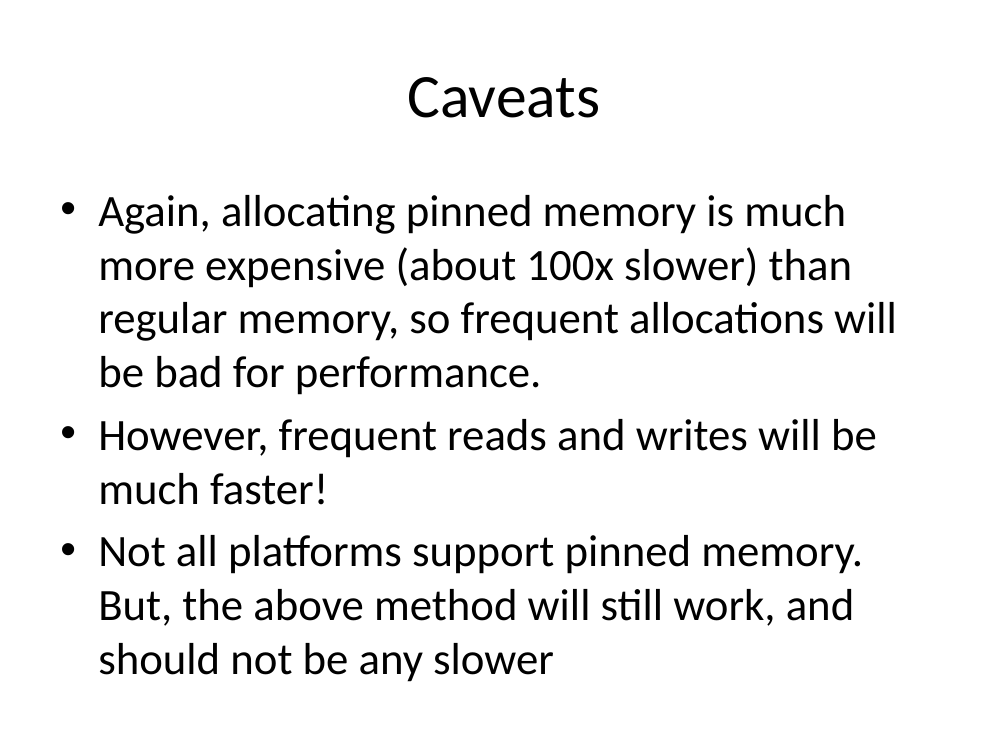
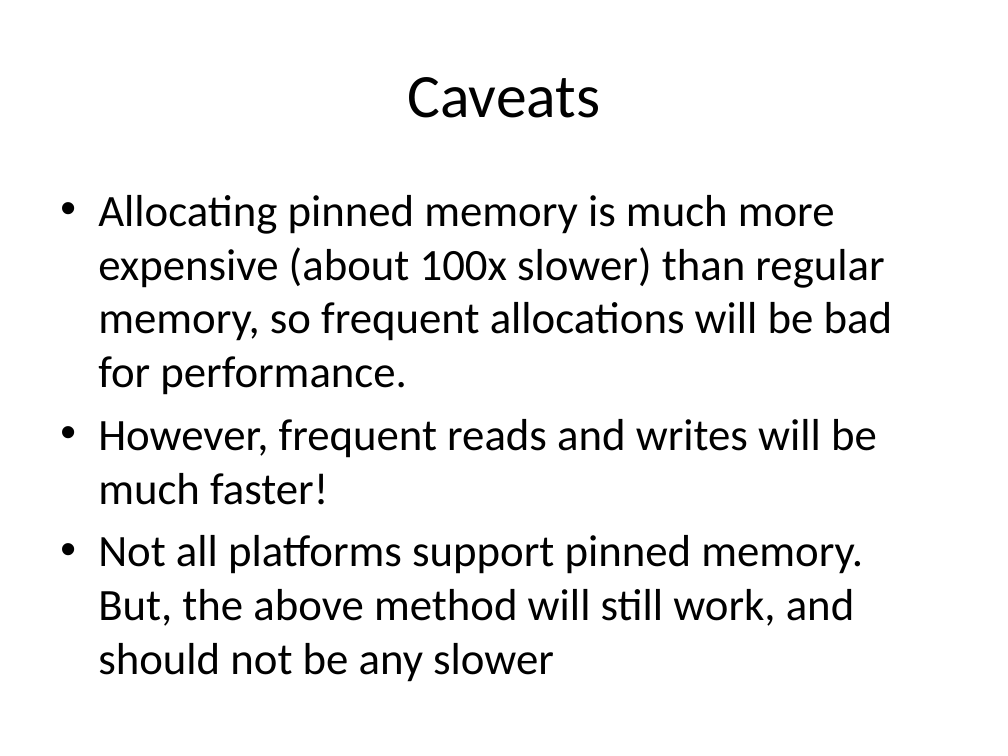
Before and after one commit to UoB-HPC/opencl-training-code, a slide deck: slide 23 of slides/advanced_part1.pptx (slide 17 before the commit). Drawn at 1008x756 pixels with LibreOffice and Linux fonts; fonts in the diff are those of the drawing. Boxes give left, top, right and bottom in pixels: in the first picture for what was removed or moved away, otherwise in the second. Text is boxed around its words. In the diff, an @@ line names an element or a change of style, - is before the commit and + after.

```diff
--- a/slides/advanced_part1.pptx
+++ b/slides/advanced_part1.pptx
@@ text at (98,195,893,395): text changed @@
-• Again, allocating pinned memory is much more expensive (about 100x slower) than regular memory, so frequent allocations will be bad for performance.
+• Allocating pinned memory is much more expensive (about 100x slower) than regular memory, so frequent allocations will be bad for performance.
```
Also in this commit, not shown: 13 other slides changed.
